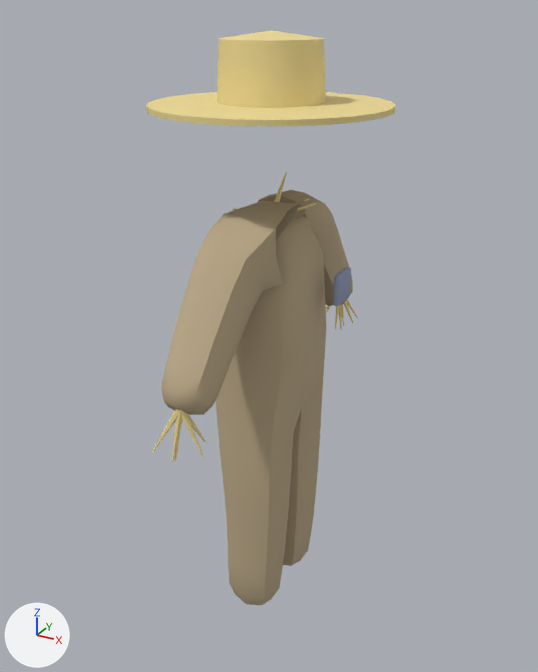
A saved change to the glTF model assets/shared/costumes/costume_scarecrow.glb.
Before and after are seen from a 50 mm camera at (1.025, -1.876, 2.013) aimed at (-0.023, 0.03, 1.06). Every picture has the same lights, and +X, +Y and +Z are marked at lower left. The older version comes first.

Script lines for the objects in view, before the commit:
```python
me_hat = bpy.data.meshes.new('hat')
me_hat.from_pydata(...)  # 140 vertices, 224 faces; spans x -0.34..0.34, y -0.34..0.34, z 1.76..1.96
me_hat.materials.append(mat_straw)
me_suit = bpy.data.meshes.new('suit')
me_suit.from_pydata(...)  # 368 vertices, 710 faces; spans x -0.148..0.149, y -0.528..0.528, z 0.115..1.522
me_suit.materials.append(mat_sack)
ob_hat = bpy.data.objects.new('hat', me_hat)
ob_hat.location = (0.0, 0.0, 0.0)
ob_suit = bpy.data.objects.new('suit', me_suit)
ob_suit.location = (0.0, 0.0, 0.0)
```
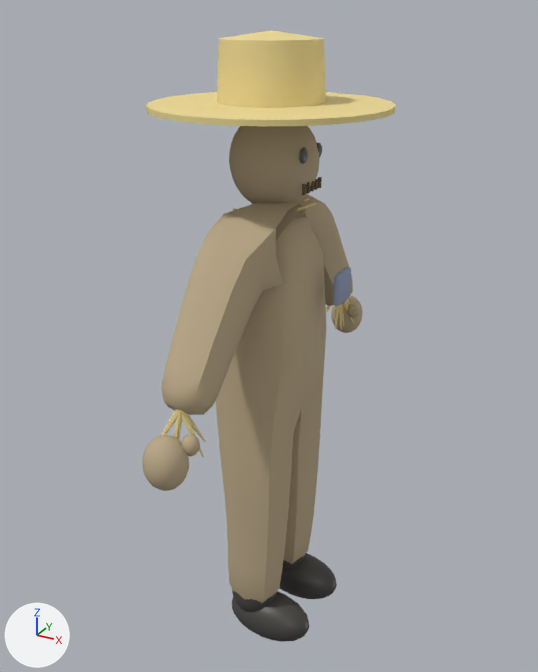
Diff of the bpy script that builds the scene:
```diff
--- a/assets/shared/costumes/costume_scarecrow.glb.py
+++ b/assets/shared/costumes/costume_scarecrow.glb.py
@@ mat_stitch @@
+mat_stitch = bpy.data.materials.new('stitch')
+# nodes: BsdfPrincipled, Mix, OutputMaterial, VertexColor
+# colours: brown #6c5945, mixed with the vertex colours
@@ mat_button @@
+mat_button = bpy.data.materials.new('button')
+# nodes: BsdfPrincipled, Mix, OutputMaterial, VertexColor
+# colours: dark grey #595959, mixed with the vertex colours
@@ mat_boot @@
+mat_boot = bpy.data.materials.new('boot')
+# nodes: BsdfPrincipled, Mix, OutputMaterial, VertexColor
+# colours: dark grey #45423f, mixed with the vertex colours
@@ ob_thumbmr @@
+ob_thumbmr = bpy.data.objects.new('thumbmR', me_thumbmr)  # a UV sphere (12 segments, 8 rings, poles along z) spanning x 0.033..0.083, y -0.5605..-0.5105, z 0.9584..1.0184
+ob_thumbmr.location = (0.0, 0.0, 0.0)
@@ ob_thumbml @@
+ob_thumbml = bpy.data.objects.new('thumbmL', me_thumbml)  # a UV sphere (12 segments, 8 rings, poles along z) spanning x 0.033..0.083, y 0.5105..0.5605, z 0.9584..1.0184
+ob_thumbml.location = (0.0, 0.0, 0.0)
@@ ob_st3 @@
+ob_st3 = bpy.data.objects.new('st3', me_cube_004)  # 56 vertices, 108 faces; spans x 0.125..0.135, y 0.022..0.028, z 1.545..1.575
+ob_st3.location = (0.0, 0.0, 0.0)
@@ ob_st1 @@
+ob_st1 = bpy.data.objects.new('st1', me_cube_002)  # 56 vertices, 108 faces; spans x 0.125..0.135, y -0.028..-0.022, z 1.545..1.575
+ob_st1.location = (0.0, 0.0, 0.0)
@@ ob_st0 @@
+ob_st0 = bpy.data.objects.new('st0', me_cube_001)  # 56 vertices, 108 faces; spans x 0.125..0.135, y -0.053..-0.047, z 1.545..1.575
+ob_st0.location = (0.0, 0.0, 0.0)
@@ ob_sackhead @@
+ob_sackhead = bpy.data.objects.new('sackhead', me_sackhead)  # a UV sphere (28 segments, 18 rings, poles along z) spanning x -0.12..0.14, y -0.12..0.12, z 1.48..1.76
+ob_sackhead.location = (0.0, 0.0, 0.0)
@@ ob_mittr @@
+ob_mittr = bpy.data.objects.new('mittR', me_mittr)  # a UV sphere (18 segments, 12 rings, poles along z) spanning x -0.047..0.071, y -0.642..-0.522, z 0.873..1.023
+ob_mittr.location = (0.0, 0.0, 0.0)
@@ ob_mittl @@
+ob_mittl = bpy.data.objects.new('mittL', me_mittl)  # a UV sphere (18 segments, 12 rings, poles along z) spanning x -0.047..0.071, y 0.522..0.642, z 0.873..1.023
+ob_mittl.location = (0.0, 0.0, 0.0)
@@ ob_btn_1 @@
+ob_btn_1 = bpy.data.objects.new('btn-1', me_btn_1)  # a UV sphere (12 segments, 8 rings, poles along z) spanning x 0.117..0.133, y -0.067..-0.023, z 1.628..1.672
+ob_btn_1.location = (0.0, 0.0, 0.0)
@@ ob_btn1 @@
+ob_btn1 = bpy.data.objects.new('btn1', me_btn1)  # a UV sphere (12 segments, 8 rings, poles along z) spanning x 0.117..0.133, y 0.023..0.067, z 1.628..1.672
+ob_btn1.location = (0.0, 0.0, 0.0)
@@ ob_bootr @@
+ob_bootr = bpy.data.objects.new('bootR', me_bootr)  # a UV sphere (18 segments, 12 rings, poles along z) spanning x -0.088..0.208, y -0.195..-0.035, z -0.01..0.15
+ob_bootr.location = (0.0, 0.0, 0.0)
@@ ob_bootl @@
+ob_bootl = bpy.data.objects.new('bootL', me_bootl)  # a UV sphere (18 segments, 12 rings, poles along z) spanning x -0.088..0.208, y 0.035..0.195, z -0.01..0.15
+ob_bootl.location = (0.0, 0.0, 0.0)
@@ ob_ankler @@
+ob_ankler = bpy.data.objects.new('ankleR', me_ankler)  # a UV sphere (16 segments, 10 rings, poles along z) spanning x -0.08..0.08, y -0.195..-0.035, z 0.07..0.25
+ob_ankler.location = (0.0, 0.0, 0.0)
@@ ob_anklel @@
+ob_anklel = bpy.data.objects.new('ankleL', me_anklel)  # a UV sphere (16 segments, 10 rings, poles along z) spanning x -0.08..0.08, y 0.035..0.195, z 0.07..0.25
+ob_anklel.location = (0.0, 0.0, 0.0)
```

Location of each change, [x1, y1, x2, y2] in pixels of the pictures (538 x 672 px):
'sackhead', added (brown): after [229, 126, 320, 204]
'bootR', added: after [232, 591, 309, 642]
'mittR', added: after [142, 435, 189, 491]
'bootL', added: after [280, 553, 337, 599]
'mittL', added (brown): after [331, 295, 363, 333]
'ankleR', added: after [232, 589, 277, 612]
'thumbmR', added: after [181, 434, 200, 456]
'thumbmL', added: after [347, 302, 360, 318]
'ankleL', added (mostly hidden): after [282, 554, 306, 572]
'btn-1', added: after [299, 147, 308, 164]
'btn1', added: after [317, 143, 322, 158]
'st0', added: after [302, 184, 306, 195]
'st1', added: after [306, 182, 310, 193]
'st3', added: after [314, 179, 318, 190]
